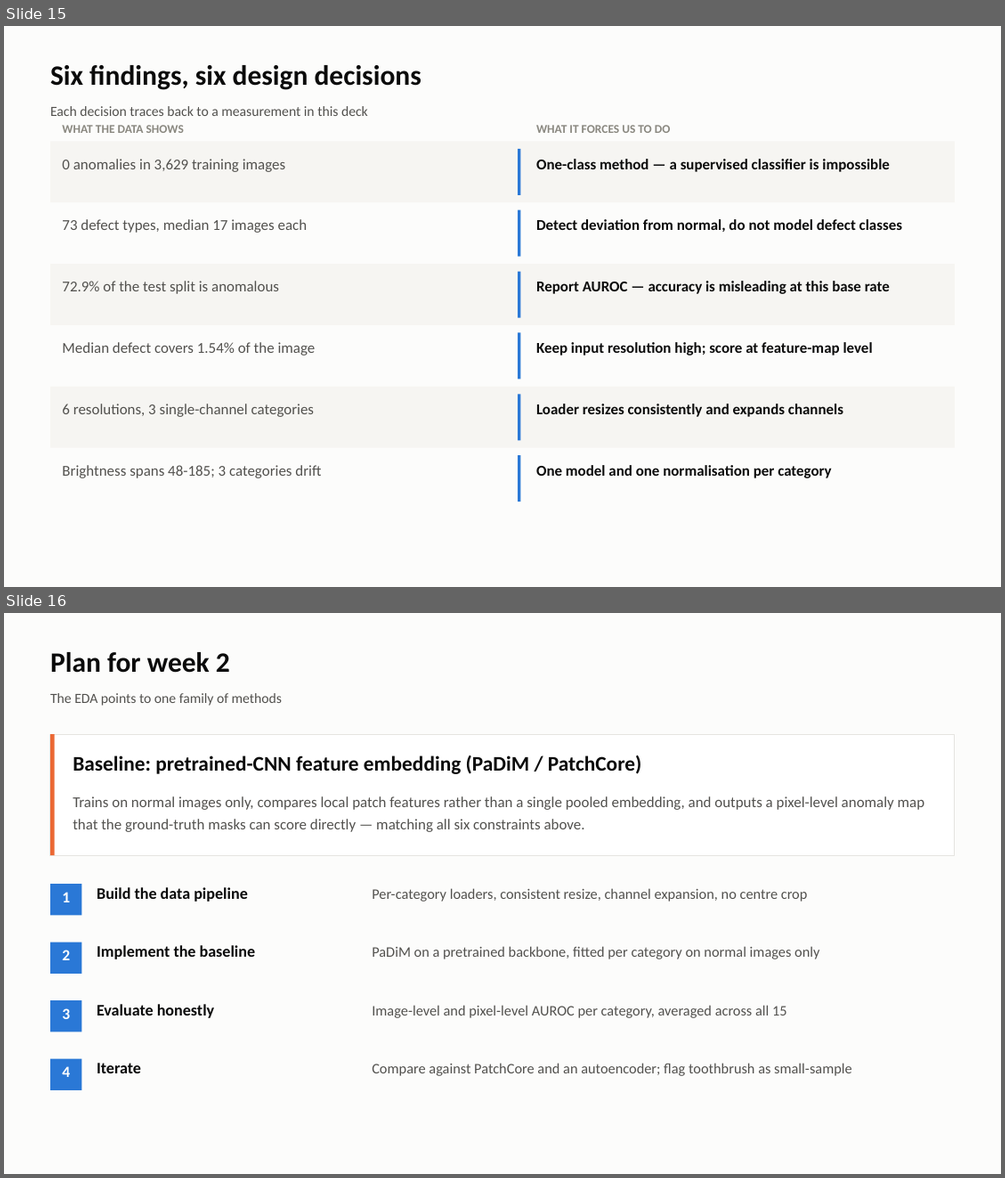
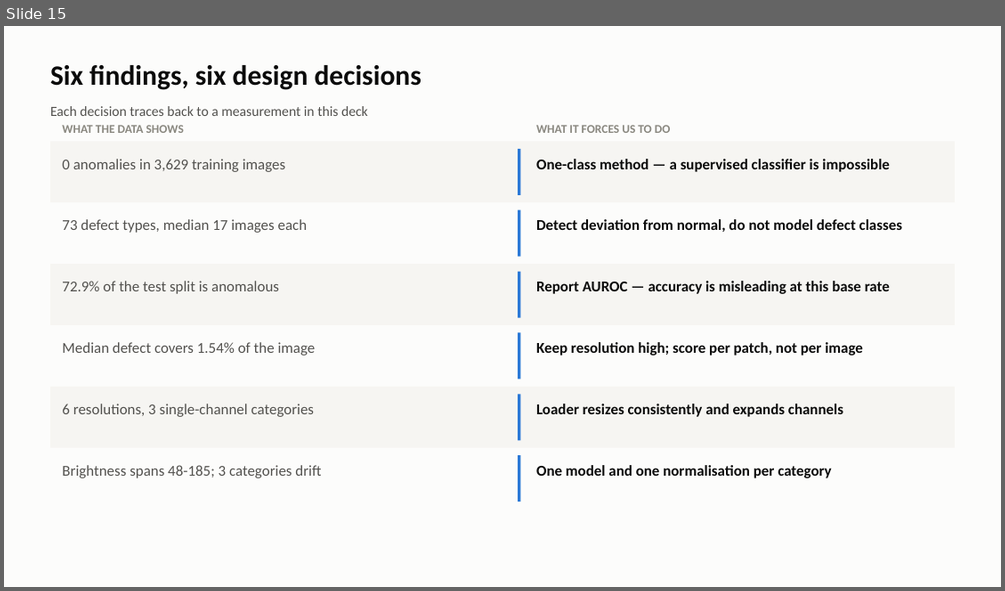
Before and after one commit to abdelrahman7124/mvtec-anomaly-detection, a slide deck: reports/presentation/week1_eda.pptx. Shown one above the other, each under a label of ours: slides 15 and 16 before the commit, slide 15 after it. The pictures are 1005x1178 and 1005x591 pixels, drawn with LibreOffice and Linux fonts; fonts in the diff are those of the drawing. Boxes give left, top, right and bottom in pixels: in the first picture for what was removed or moved away, otherwise in the second. Text is boxed around its words. In the diff, an @@ line names an element or a change of style, - is before the commit and + after.

Commit message:
Add autoencoder and PaDiM baselines; simplify EDA figures
- src/mvtec_eda/data.py: per-category loaders honouring the EDA findings
  (single resize, channel expansion, no centre crop)
- src/mvtec_eda/models.py: conv autoencoder and PaDiM on frozen ResNet-18
- src/mvtec_eda/evaluate.py: image- and pixel-level AUROC
- scripts/05_run_baselines.py, scripts/06_model_figures.py
- Rewrite every EDA figure as a single panel with larger type

```diff
--- a/reports/presentation/week1_eda.pptx
+++ b/reports/presentation/week1_eda.pptx
@@ slide 16 removed at (x1=4, y1=613, x2=1001, y2=1174), background #FCFCFB @@
@@ text removed at (x1=50, y1=652, x2=230, y2=673) @@
-Plan for week 2
@@ text removed at (x1=50, y1=693, x2=282, y2=706) @@
-The EDA points to one family of methods
@@ rectangle removed at (x1=50, y1=734, x2=955, y2=855) @@
@@ rectangle removed at (x1=50, y1=734, x2=55, y2=855) @@
@@ text removed at (x1=73, y1=755, x2=641, y2=774) @@
-Baseline: pretrained-CNN feature embedding (PaDiM / PatchCore)
@@ text removed at (x1=73, y1=796, x2=925, y2=832) @@
-Trains on normal images only, compares local patch features rather than a single pooled embedding, and outputs a pixel-level anomaly map that the ground-truth masks can score directly — matching all six constraints above.
@@ rectangle removed at (x1=50, y1=884, x2=81, y2=915) @@
@@ text removed at (x1=62, y1=892, x2=70, y2=902) @@
-1
@@ text removed at (x1=97, y1=887, x2=248, y2=901) @@
-Build the data pipeline
@@ text removed at (x1=372, y1=888, x2=808, y2=901) @@
-Per-category loaders, consistent resize, channel expansion, no centre crop
@@ rectangle removed at (x1=50, y1=942, x2=81, y2=973) @@
@@ text removed at (x1=62, y1=949, x2=70, y2=960) @@
-2
@@ text removed at (x1=97, y1=945, x2=256, y2=959) @@
-Implement the baseline
@@ text removed at (x1=372, y1=946, x2=819, y2=959) @@
-PaDiM on a pretrained backbone, fitted per category on normal images only
@@ rectangle removed at (x1=50, y1=1000, x2=81, y2=1032) @@
@@ text removed at (x1=62, y1=1008, x2=70, y2=1019) @@
-3
@@ text removed at (x1=97, y1=1004, x2=214, y2=1018) @@
-Evaluate honestly
@@ text removed at (x1=372, y1=1005, x2=787, y2=1018) @@
-Image-level and pixel-level AUROC per category, averaged across all 15
@@ rectangle removed at (x1=50, y1=1059, x2=81, y2=1090) @@
@@ text removed at (x1=62, y1=1066, x2=70, y2=1077) @@
-4
@@ text removed at (x1=97, y1=1062, x2=141, y2=1073) @@
-Iterate
@@ text removed at (x1=372, y1=1062, x2=852, y2=1076) @@
-Compare against PatchCore and an autoencoder; flag toothbrush as small-sample
@@ slide 15 changed as well @@
@@ text at (x1=536, y1=342, x2=863, y2=355): text changed @@
-Keep input resolution high; score at feature-map level
+Keep resolution high; score per patch, not per image
```
Also in this commit, not shown: 13 other slides changed, 25 other files.
